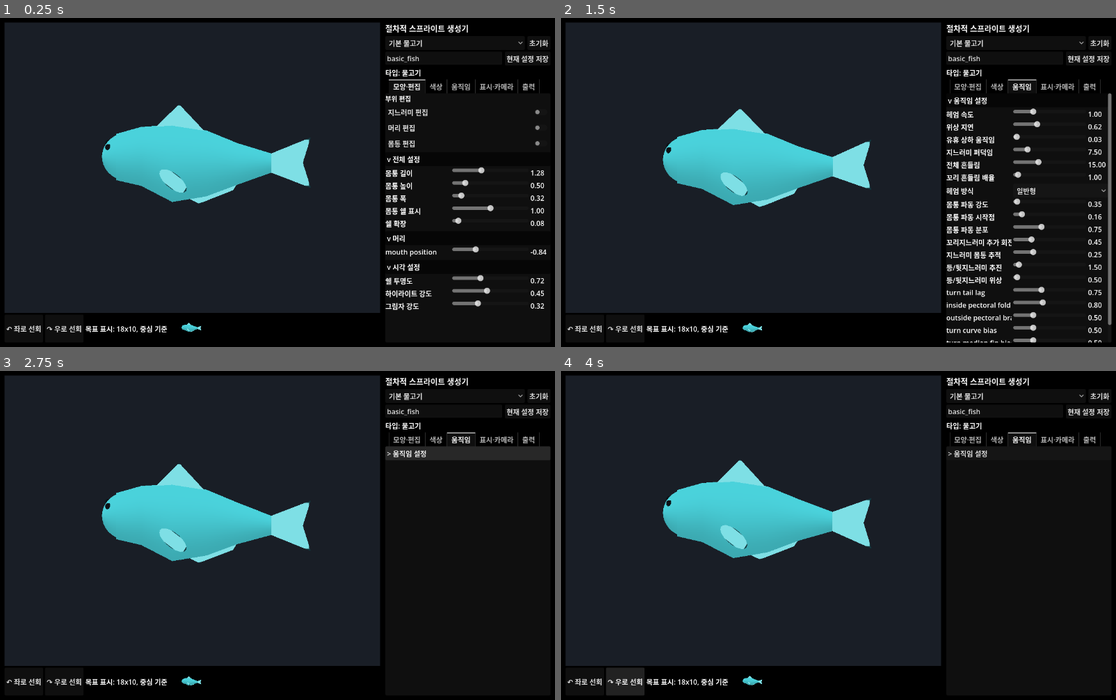
Above: before the commit, frames 1-4 (two rows, left to right).
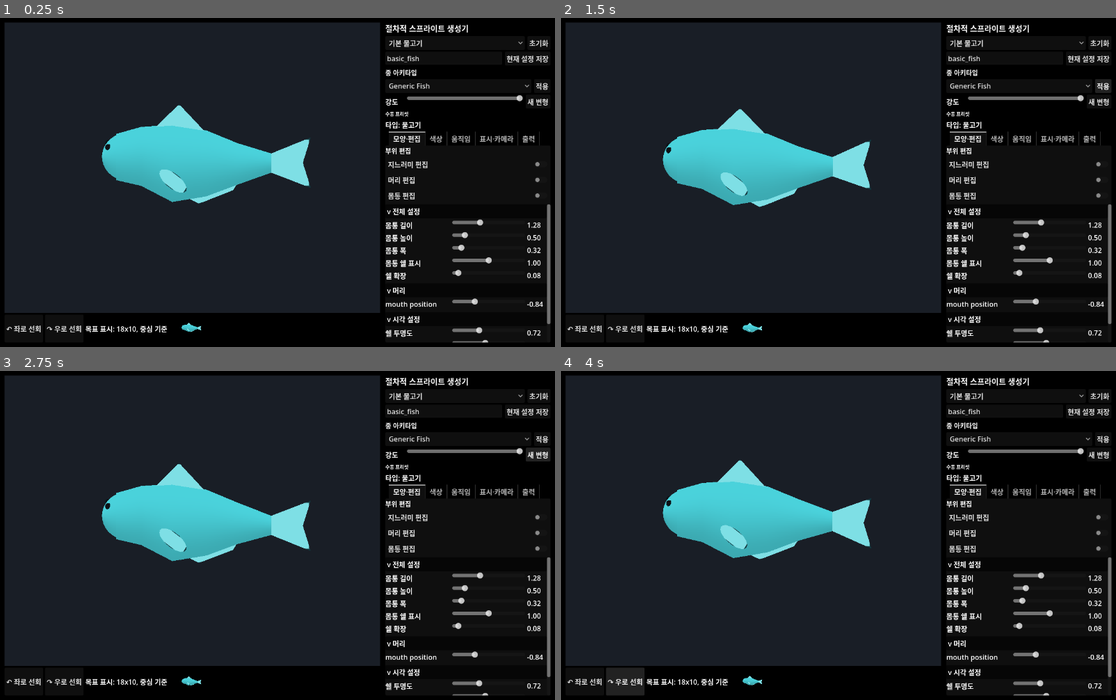
Above: after the commit, the same moments.

Repository: currywhaleshark/aquarium_sprite_mock-up_generator
Game: Godot game, scene res://scenes/Main.tscn
Same seed, same stepped clock (60 frames per second), same inputs: the game is played once before the commit and once after it.
Inputs (mouse positions are in pixels of both pictures, inside the frame that each line leads up to):
- Up to frame 1 (0.25 s): no input
- Up to frame 2 (1.5 s): click (1021, 87) at 0.5 s, where only the run after the commit has a clickable "Generic Fish"; click (1104, 87) at 1.25 s, where only the run after the commit has a clickable "적용"
- Up to frame 3 (2.75 s): click (538, 453) at 2 s, where only the run after the commit has a clickable "새 변형"
- Up to frame 4 (4 s): click "↶ 좌로 선회" at 2.75 s; click "↷ 우로 선회" at 3.5 s

The runs differ from the first frame. In frame 1, 4.4% of the frame differs, in the area x 69-100%, y 15-99%; in frame 2, 5.5%; in frame 3, 3.8%; in frame 4, 3.0%.

Commit message:
Add species archetype main UI

Diff:
--- /dev/null
+++ b/scenes/SpeciesArchetypeMainTest.tscn
@@ -0,0 +1,6 @@
+[gd_scene format=3 uid="uid://d2y2v04owm1bl"]
+
+[ext_resource type="Script" path="res://scripts/tools/SpeciesArchetypeMainTest.gd" id="1_species_archetype_main"]
+
+[node name="SpeciesArchetypeMainTest" type="Node"]
+script = ExtResource("1_species_archetype_main")
--- /dev/null
+++ b/scripts/tools/SpeciesArchetypeMainTest.gd
@@ -0,0 +1,67 @@
+extends Node
+
+const MainScript := preload("res://scripts/ui/Main.gd")
+
+func _ready() -> void:
+	var main := MainScript.new()
+	add_child(main)
+	await get_tree().process_frame
+	await get_tree().process_frame
+	await get_tree().process_frame
+
+	var archetype_option: OptionButton = main.get("archetype_option")
+	var archetype_strength_slider: HSlider = main.get("archetype_strength_slider")
+	var apply_archetype_button: Button = main.get("apply_archetype_button")
+	var new_variant_button: Button = main.get("new_variant_button")
+	var archetype_read_label: Label = main.get("archetype_read_label")
+	assert(archetype_option != null)
+	assert(archetype_strength_slider != null)
+	assert(apply_archetype_button != null)
+	assert(new_variant_button != null)
+	assert(archetype_read_label != null)
+	assert(archetype_option.item_count >= 3)
+
+	var neon_index := _find_archetype_index(archetype_option, "neon_tetra")
+	assert(neon_index >= 0)
+	archetype_option.select(neon_index)
+	archetype_option.item_selected.emit(neon_index)
+	await get_tree().process_frame
+	assert(archetype_read_label.text.contains("blue lateral stripe"))
+
+	archetype_strength_slider.value = 1.0
+	apply_archetype_button.pressed.emit()
+	await get_tree().process_frame
+	await get_tree().process_frame
+
+	var current_preset: Dictionary = main.get("current_preset")
+	var parameters: Dictionary = current_preset.get("parameters", {})
+	assert(String(parameters.get("archetype_id", "")) == "neon_tetra")
+	assert(abs(float(parameters.get("archetype_strength", 0.0)) - 1.0) < 0.001)
+	assert(String(parameters.get("body_profile_shape", "")) == "slender_lateral")
+	assert((parameters.get("marking_layers", []) as Array).size() >= 2)
+	var current_rig: Object = main.get("current_rig")
+	assert(current_rig != null)
+	var rig_parameters: Dictionary = current_rig.get("parameters")
+	assert(String(rig_parameters.get("archetype_id", "")) == "neon_tetra")
+	assert(String(current_preset.get("archetype_id", "")) == "neon_tetra")
+
+	var first_seed := int(parameters.get("variant_seed", -1))
+	new_variant_button.pressed.emit()
+	await get_tree().process_frame
+	var variant_preset: Dictionary = main.get("current_preset")
+	var variant_parameters: Dictionary = variant_preset.get("parameters", {})
+	assert(String(variant_parameters.get("archetype_id", "")) == "neon_tetra")
+	assert(int(variant_parameters.get("variant_seed", first_seed)) != first_seed)
+
+	DirAccess.make_dir_recursive_absolute(ProjectSettings.globalize_path("res://exports/test_results"))
+	var file := FileAccess.open("res://exports/test_results/species_archetype_main.ok", FileAccess.WRITE)
+	file.store_string("main ui applied species archetypes")
+	file.close()
+	print("SPECIES_ARCHETYPE_MAIN_TEST_OK")
+	get_tree().quit(0)
+
+func _find_archetype_index(option: OptionButton, archetype_id: String) -> int:
+	for i in option.item_count:
+		if String(option.get_item_metadata(i)) == archetype_id:
+			return i
+	return -1
--- a/scripts/ui/Main.gd
+++ b/scripts/ui/Main.gd
@@ -13,6 +13,7 @@
 const ReferenceImagePanelScript := preload("res://scripts/ui/ReferenceImagePanel.gd")
 const SpriteExporterScript := preload("res://scripts/export/SpriteExporter.gd")
 const PresetStoreScript := preload("res://scripts/presets/PresetStore.gd")
+const SpeciesArchetypeStoreScript := preload("res://scripts/species/SpeciesArchetypeStore.gd")
 const CameraPresetScript := preload("res://scripts/render/CameraPreset.gd")
 const BodyProfileScript := preload("res://scripts/creature/BodyProfile.gd")
 const UiText := preload("res://scripts/ui/UiText.gd")
@@ -34,8 +35,14 @@
 var world_root: Node3D
 var current_rig: CreatureRig
 var presets: Array[Dictionary] = []
+var species_archetypes: Array[Dictionary] = []
 var current_preset: Dictionary = {}
 var preset_option: OptionButton
+var archetype_option: OptionButton
+var archetype_strength_slider: HSlider
+var archetype_read_label: Label
+var apply_archetype_button: Button
+var new_variant_button: Button
 var side_tabs: TabContainer
 var preset_name_edit: LineEdit
 var save_preset_button: Button
@@ -199,6 +206,8 @@
 	save_preset_button.pressed.connect(_save_current_preset)
 	preset_save_row.add_child(save_preset_button)
 
+	_build_archetype_section(side)
+
 	creature_type_label = Label.new()
 	creature_type_label.text = "타입: 물고기"
 	side.add_child(creature_type_label)
@@ -388,6 +397,55 @@
 	content.size_flags_vertical = Control.SIZE_EXPAND_FILL
 	side_tabs.add_child(content)
 	return content
+
+func _build_archetype_section(parent: VBoxContainer) -> void:
+	var title := Label.new()
+	title.text = "종 아키타입"
+	title.add_theme_font_size_override("font_size", 15)
+	parent.add_child(title)
+
+	var archetype_row := HBoxContainer.new()
+	archetype_row.add_theme_constant_override("separation", 6)
+	parent.add_child(archetype_row)
+
+	archetype_option = OptionButton.new()
+	archetype_option.size_flags_horizontal = Control.SIZE_EXPAND_FILL
+	archetype_option.item_selected.connect(_on_archetype_selected)
+	archetype_row.add_child(archetype_option)
+
+	apply_archetype_button = Button.new()
+	apply_archetype_button.text = "적용"
+	apply_archetype_button.pressed.connect(_apply_selected_archetype)
+	archetype_row.add_child(apply_archetype_button)
+
+	var strength_row := HBoxContainer.new()
+	strength_row.add_theme_constant_override("separation", 6)
+	parent.add_child(strength_row)
+
+	var strength_label := Label.new()
+	strength_label.text = "강도"
+	strength_label.custom_minimum_size = Vector2(44, 0)
+	strength_row.add_child(strength_label)
+
+	archetype_strength_slider = HSlider.new()
+	archetype_strength_slider.min_value = 0.0
+	archetype_strength_slider.max_value = 1.0
+	archetype_strength_slider.step = 0.05
+	archetype_strength_slider.value = 1.0
+	archetype_strength_slider.size_flags_horizontal = Control.SIZE_EXPAND_FILL
+	strength_row.add_child(archetype_strength_slider)
+
+	new_variant_button = Button.new()
+	new_variant_button.text = "새 변형"
+	new_variant_button.pressed.connect(_apply_new_archetype_variant)
+	strength_row.add_child(new_variant_button)
+
+	archetype_read_label = Label.new()
+	archetype_read_label.autowrap_mode = TextServer.AUTOWRAP_WORD_SMART
+	archetype_read_label.add_theme_font_size_override("font_size", 11)
+	parent.add_child(archetype_read_label)
+
+	_load_species_archetype_options()
 
 func _build_preview_world() -> void:
 	world_root = Node3D.new()
@@ -431,6 +489,114 @@
 	)
 	camera_controller.call("bind_input_control", viewport_container)
 	_apply_camera()
+
+func _load_species_archetype_options() -> void:
+	if archetype_option == null:
+		return
+	species_archetypes = SpeciesArchetypeStoreScript.load_all()
+	archetype_option.clear()
+	archetype_option.add_item("Generic Fish")
+	archetype_option.set_item_metadata(0, "")
+	for archetype in species_archetypes:
+		var label := String(archetype.get("label", archetype.get("id", "")))
+		archetype_option.add_item(label)
+		archetype_option.set_item_metadata(archetype_option.item_count - 1, String(archetype.get("id", "")))
+	_update_archetype_read_label()
+
+func _on_archetype_selected(_index: int) -> void:
+	_update_archetype_read_label()
+
+func _update_archetype_read_label() -> void:
+	if archetype_read_label == null or archetype_option == null:
+		return
+	var archetype := _selected_archetype()
+	if archetype.is_empty():
+		archetype_read_label.text = "수동 프리셋"
+		return
+	var priorities: Array = archetype.get("readability_priority", [])
+	archetype_read_label.text = ", ".join(priorities)
+
+func _selected_archetype() -> Dictionary:
+	if archetype_option == null or archetype_option.selected < 0:
+		return {}
+	var selected_id := String(archetype_option.get_item_metadata(archetype_option.selected))
+	if selected_id == "":
+		return {}
+	for archetype in species_archetypes:
+		if String(archetype.get("id", "")) == selected_id:
+			return archetype
+	return SpeciesArchetypeStoreScript.load_archetype(selected_id)
+
+func _sync_archetype_controls(parameters: Dictionary) -> void:
+	if archetype_option == null:
+		return
+	var archetype_id := String(parameters.get("archetype_id", ""))
+	var selected_index := 0
+	if archetype_id != "":
+		for i in archetype_option.item_count:
+			if String(archetype_option.get_item_metadata(i)) == archetype_id:
+				selected_index = i
+				break
+	archetype_option.select(selected_index)
+	if archetype_strength_slider:
+		archetype_strength_slider.value = clampf(float(parameters.get("archetype_strength", 1.0)), 0.0, 1.0)
+	_update_archetype_read_label()
+
+func _apply_selected_archetype() -> void:
+	var archetype := _selected_archetype()
+	if archetype.is_empty() or current_preset.is_empty():
+		return
+	var parameters: Dictionary = current_preset.get("parameters", {}).duplicate(true)
+	var current_id := String(parameters.get("archetype_id", ""))
+	var selected_id := String(archetype.get("id", ""))
+	var seed := int(parameters.get("variant_seed", _make_variant_seed(-1)))
+	if current_id != selected_id:
+		seed = _make_variant_seed(seed)
+	var strength := 1.0
+	if archetype_strength_slider:
+		strength = float(archetype_strength_slider.value)
+	var applied := SpeciesArchetypeStoreScript.apply_archetype(parameters, archetype, strength, seed)
+	_apply_archetype_parameters(applied)
+	if export_panel:
+		export_panel.set_status("%s 아키타입 적용" % String(archetype.get("label", selected_id)))
+
+func _apply_new_archetype_variant() -> void:
+	var archetype := _selected_archetype()
+	if archetype.is_empty() and not current_preset.is_empty():
+		var parameters: Dictionary = current_preset.get("parameters", {})
+		var archetype_id := String(parameters.get("archetype_id", ""))
+		if archetype_id != "":
+			archetype = SpeciesArchetypeStoreScript.load_archetype(archetype_id)
+	if archetype.is_empty() or current_preset.is_empty():
+		return
+	var parameters: Dictionary = current_preset.get("parameters", {}).duplicate(true)
+	var previous_seed := int(parameters.get("variant_seed", -1))
+	var strength := 1.0
+	if archetype_strength_slider:
+		strength = float(archetype_strength_slider.value)
+	var applied := SpeciesArchetypeStoreScript.apply_archetype(parameters, archetype, strength, _make_variant_seed(previous_seed))
+	_apply_archetype_parameters(applied)
+	if export_panel:
+		export_panel.set_status("%s 새 변형 적용" % String(archetype.get("label", archetype.get("id", ""))))
+
+func _make_variant_seed(previous_seed: int) -> int:
+	var seed := int(Time.get_ticks_usec() & 0x7fffffff)
+	if seed == previous_seed:
+		seed = int((seed + 1) & 0x7fffffff)
+	return seed
+
+func _apply_archetype_parameters(parameters: Dictionary) -> void:
+	current_preset["creature_type"] = "fish"
+	current_preset["type"] = "fish"
+	if (current_rig as FishRig) == null:
+		if current_rig:
+			current_rig.queue_free()
+		current_rig = FishRigScript.new()
+		current_rig.name = "ActiveRig"
+		world_root.add_child(current_rig)
+		_bind_fin_editor_for_current_rig()
+	_apply_parameters_from_editor(parameters)
+	_sync_archetype_controls(parameters)
 
 func _load_preset(index: int) -> void:
 	if index < 0 or index >= presets.size():
@@ -459,6 +625,7 @@
 		head_editor_panel.call("set_parameters", current_preset.get("parameters", {}))
 	if body_editor_panel:
 		body_editor_panel.call("set_parameters", current_preset.get("parameters", {}))
+	_sync_archetype_controls(current_preset.get("parameters", {}))
 	if preset_name_edit:
 		preset_name_edit.text = String(current_preset.get("name", "unnamed"))
 	if reference_image_panel:
